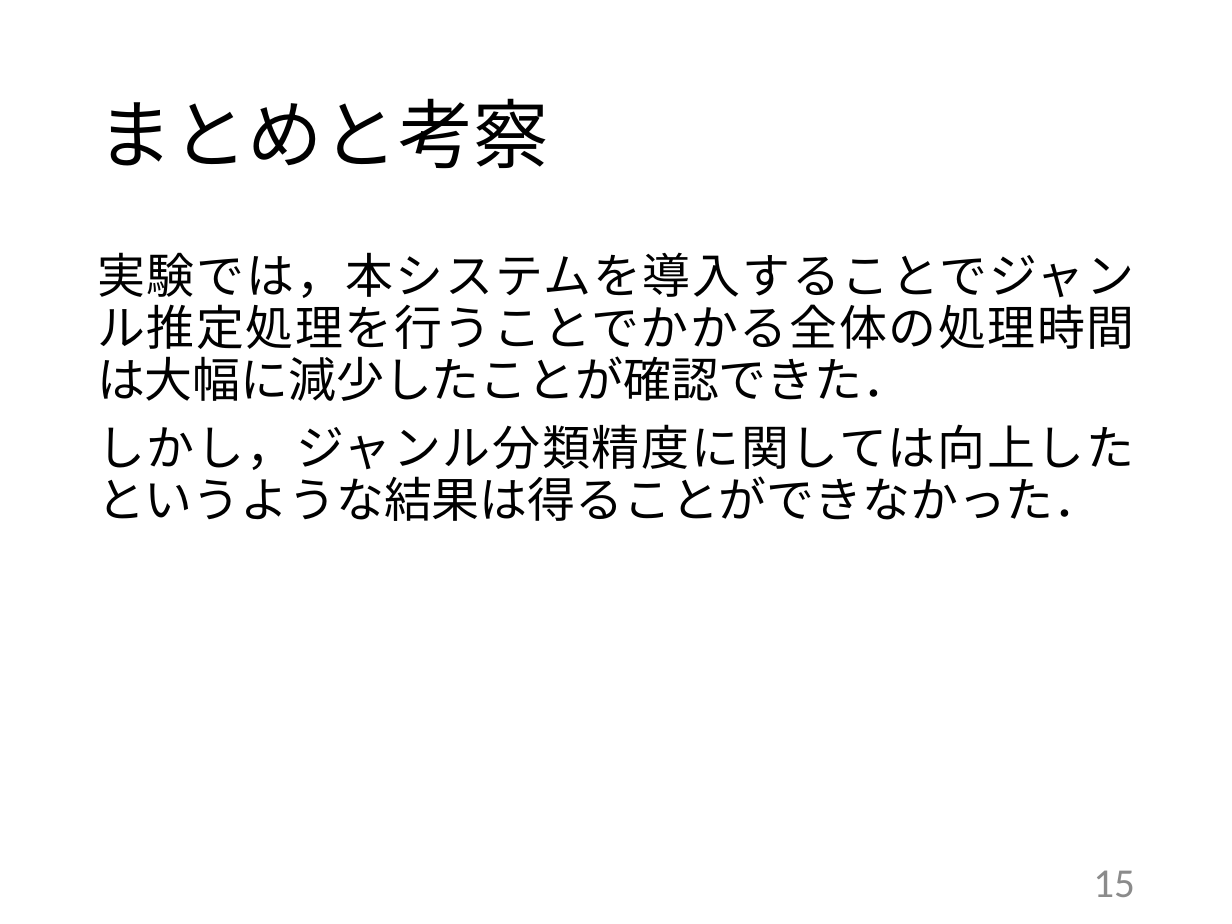
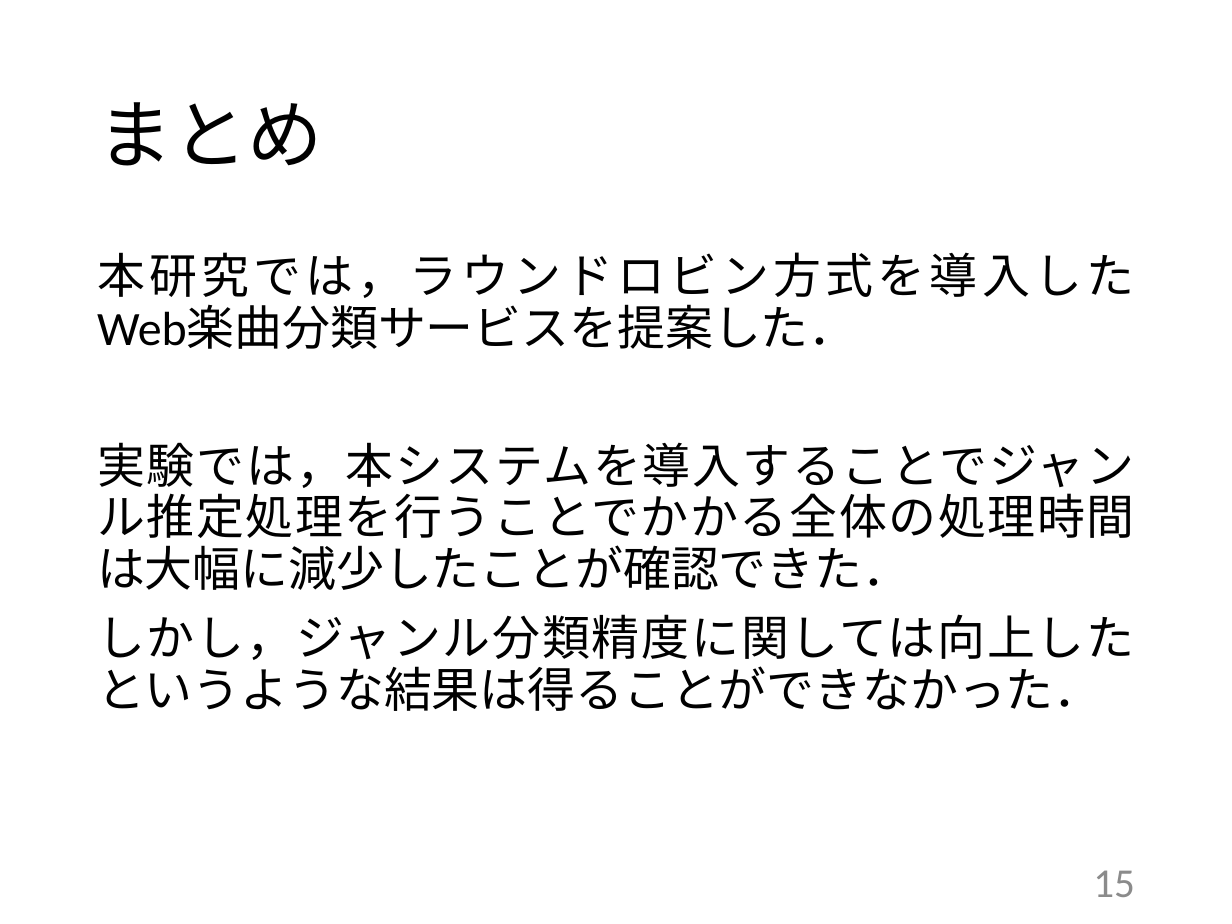
Before and after one commit to kait-takanolab/1821144-yoshii-thesis, a slide deck: slide 15 of 発表用スライド/1821144_卒研発表.pptx. Drawn at 1232x924 pixels with LibreOffice and Linux fonts; fonts in the diff are those of the drawing. Boxes give left, top, right and bottom in pixels: in the first picture for what was removed or moved away, otherwise in the second. Text is boxed around its words. In the diff, an @@ line names an element or a change of style, - is before the commit and + after.

```diff
--- a/発表用スライド/1821144_卒研発表.pptx
+++ b/発表用スライド/1821144_卒研発表.pptx
@@ title at bbox=[97, 102, 323, 166]: text changed @@
-まとめと考察
+まとめ
@@ text at bbox=[97, 252, 1134, 349]: paragraph added @@
+本研究では，ラウンドロビン方式を導入したWeb楽曲分類サービスを提案した．
```
Also in this commit, not shown: 4 other slides changed.
